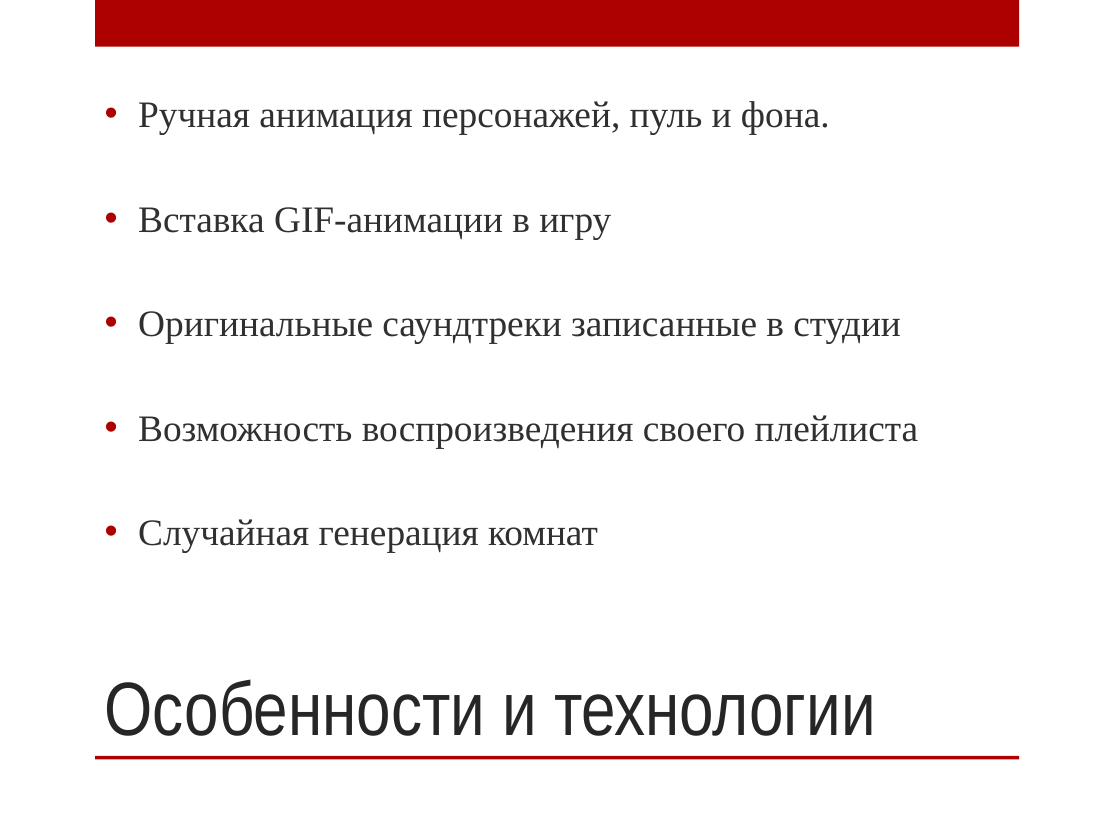
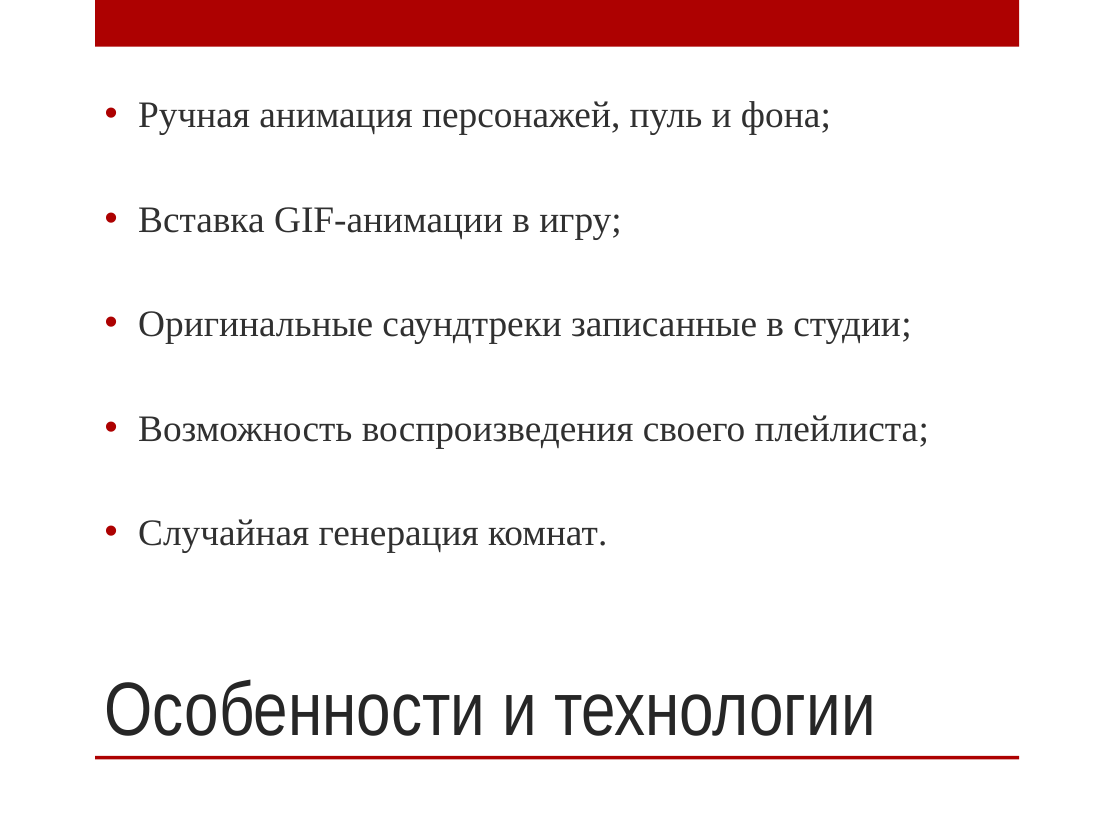
Before and after one commit to Freedom715/Game_Punks_not_ded, a slide deck: slide 4 of Punks not ded! Презентация.pptx. Drawn at 1120x840 pixels with LibreOffice and Linux fonts; fonts in the diff are those of the drawing; background and template pictures are left out. Boxes give left, top, right and bottom in pixels: in the first picture for what was removed or moved away, otherwise in the second. Text is boxed around its words. In the diff, an @@ line names an element or a change of style, - is before the commit and + after.

```diff
--- a/Punks not ded! Презентация.pptx
+++ b/Punks not ded! Презентация.pptx
@@ text at (138, 101, 929, 553): text changed @@
-• Ручная анимация персонажей, пуль и фона.
-• Вставка GIF-анимации в игру
-• Оригинальные саундтреки записанные в студии
-• Возможность воспроизведения своего плейлиста
-• Случайная генерация комнат
+• Ручная анимация персонажей, пуль и фона;
+• Вставка GIF-анимации в игру;
+• Оригинальные саундтреки записанные в студии;
+• Возможность воспроизведения своего плейлиста;
+• Случайная генерация комнат.
```
Also in this commit, not shown: 2 other slides changed, 21 other files.
